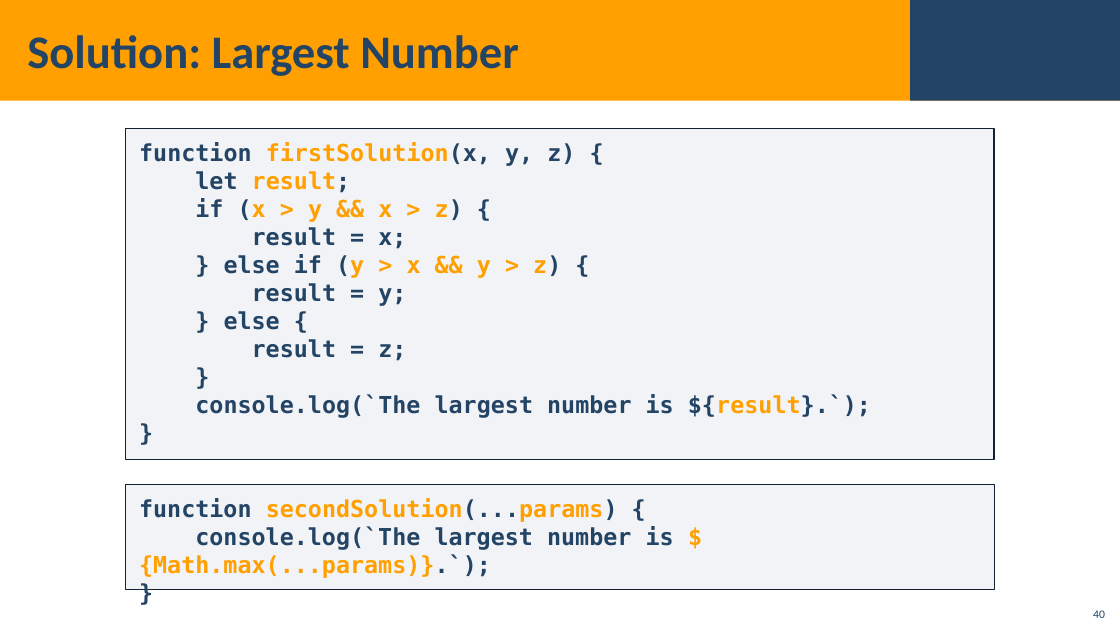
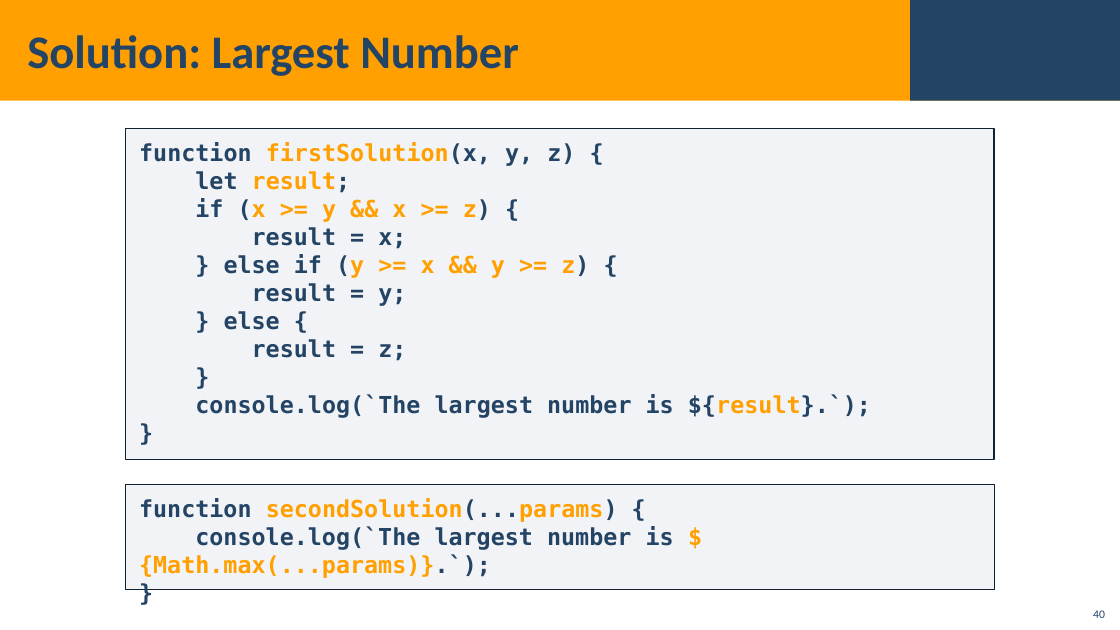
Before and after one commit to TodorYBorisov/Software-University, a slide deck: slide 40 of 03. JS Advanced - Jan 2023/01. Syntax, Functions and Statements/Lab/01. JS-Advanced-Syntax-Functions-and-Statements.pptx. Drawn at 1120x630 pixels with LibreOffice and Linux fonts; fonts in the diff are those of the drawing; background and template pictures are left out. Boxes give left, top, right and bottom in pixels: in the first picture for what was removed or moved away, otherwise in the second. Text is boxed around its words. In the diff, an @@ line names an element or a change of style, - is before the commit and + after.

```diff
--- a/03. JS Advanced - Jan 2023/01. Syntax, Functions and Statements/Lab/01. JS-Advanced-Syntax-Functions-and-Statements.pptx
+++ b/03. JS Advanced - Jan 2023/01. Syntax, Functions and Statements/Lab/01. JS-Advanced-Syntax-Functions-and-Statements.pptx
@@ text in rectangle at [195,198,491,222]: text changed @@
-if (x > y && x > z) {
+if (x >= y && x >= z) {
@@ text in rectangle at [224,254,589,278]: text changed @@
-} else if (y > x && y > z) {
+} else if (y >= x && y >= z) {
```
Also in this commit, not shown: 6 other slides changed, 2 other files.
